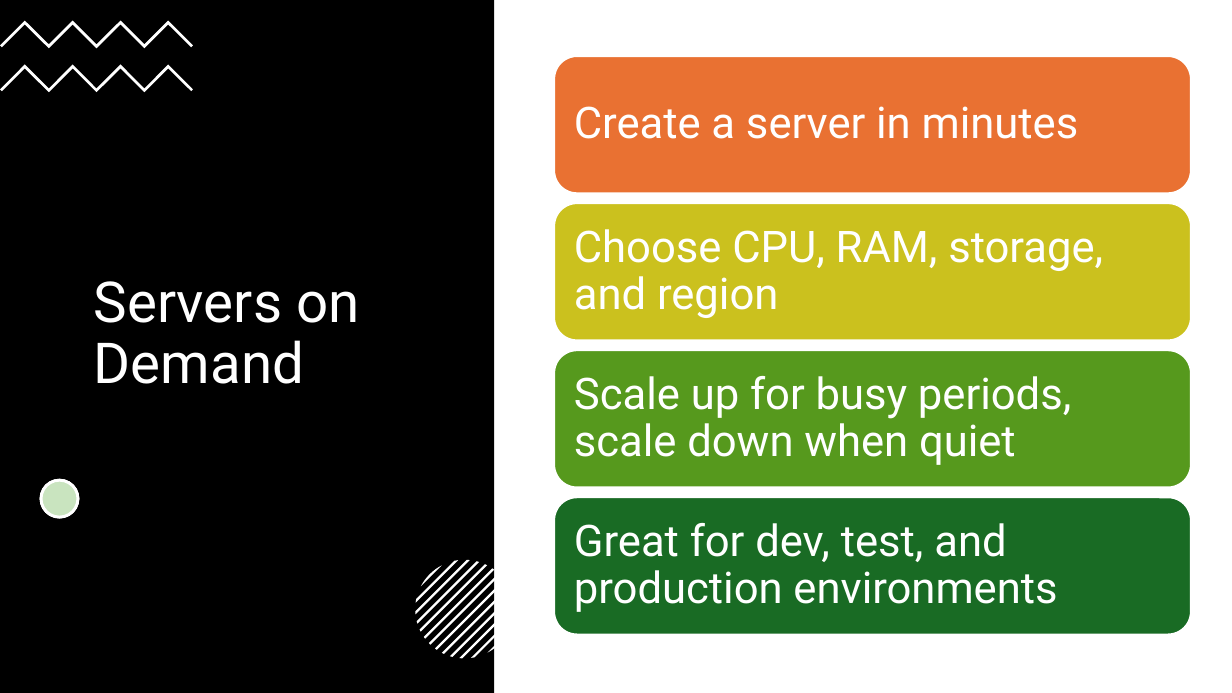
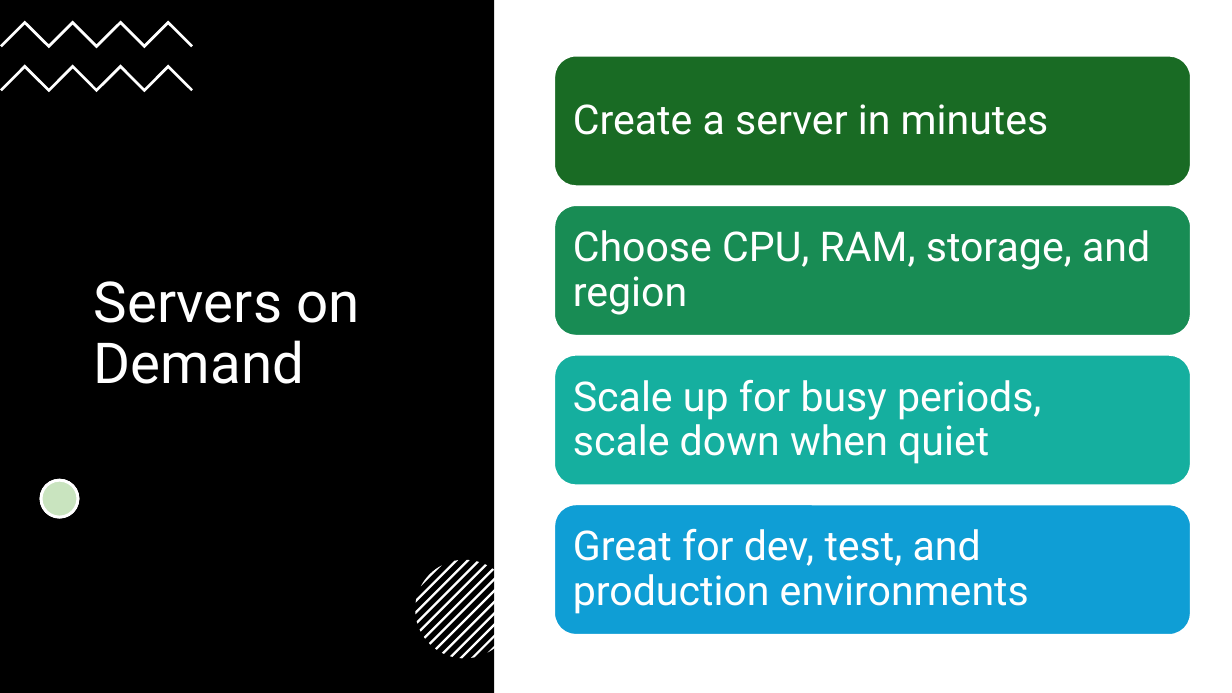
Before and after one commit to mikebaradaran/mod5-L3, a slide deck: slide 5 of ADXD2SD3M5-V1.1/Mod5 Mike/Cloud/1-What Is Cloud Computing.pptx. Drawn at 1232x693 pixels with LibreOffice and Linux fonts; fonts in the diff are those of the drawing. Boxes give left, top, right and bottom in pixels: in the first picture for what was removed or moved away, otherwise in the second. Text is boxed around its words. In the diff, an @@ line names an element or a change of style, - is before the commit and + after.

```diff
--- a/ADXD2SD3M5-V1.1/Mod5 Mike/Cloud/1-What Is Cloud Computing.pptx
+++ b/ADXD2SD3M5-V1.1/Mod5 Mike/Cloud/1-What Is Cloud Computing.pptx
@@ rounded rectangle: place and size @@
-rounded rectangle at box(555, 56, 1191, 193)
+rounded rectangle at box(555, 55, 1191, 186)
@@ rounded rectangle at box(555, 55, 1191, 186): fill #E97132 to #196B24 @@
@@ rounded rectangle: place and size @@
-rounded rectangle at box(555, 203, 1191, 340)
+rounded rectangle at box(555, 205, 1191, 335)
@@ rounded rectangle at box(555, 205, 1191, 335): fill #CBC11E to #188C54 @@
@@ rounded rectangle: place and size @@
-rounded rectangle at box(555, 350, 1191, 487)
+rounded rectangle at box(555, 355, 1191, 485)
@@ rounded rectangle at box(555, 355, 1191, 485): fill #56991D to #15AF9F @@
@@ rounded rectangle: place and size @@
-rounded rectangle at box(555, 497, 1191, 634)
+rounded rectangle at box(555, 505, 1191, 635)
@@ rounded rectangle at box(555, 505, 1191, 635): fill #196B24 to #0F9ED5 @@
@@ size 34 to 32 pt in 4 elements at box(573, 230, 1150, 315), box(573, 379, 1041, 464), box(573, 104, 1049, 135), box(573, 528, 1029, 614) @@
```
Also in this commit, not shown: 5 other slides changed, 3 other files.
